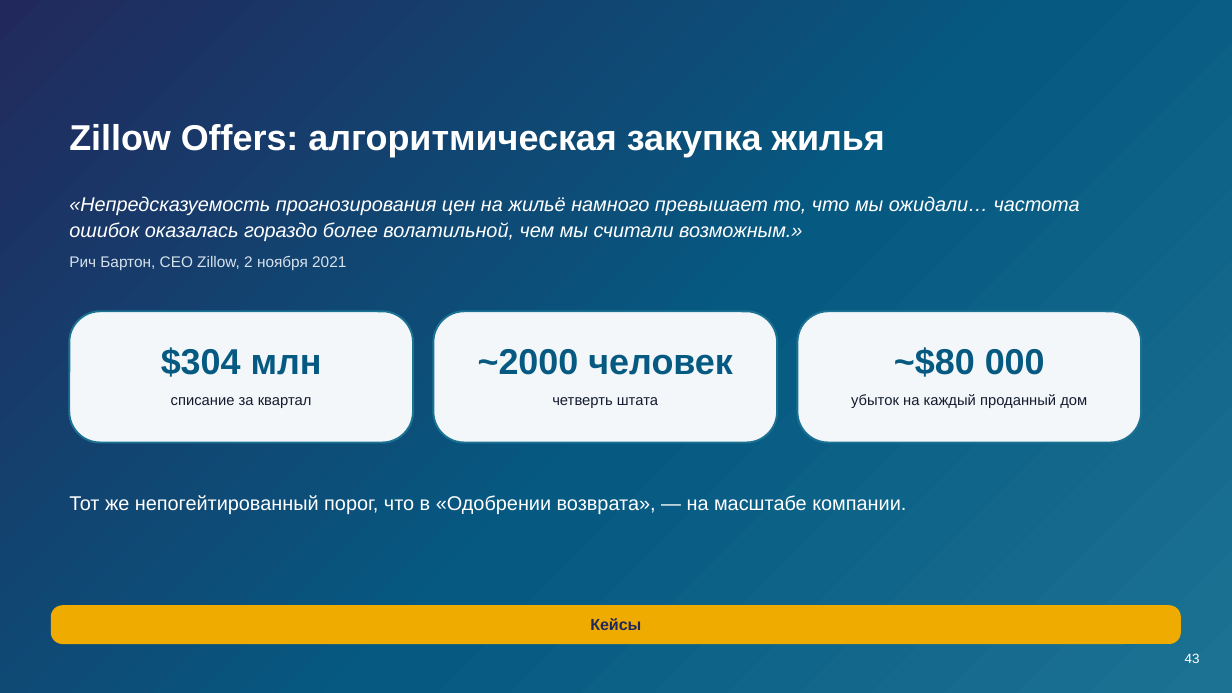
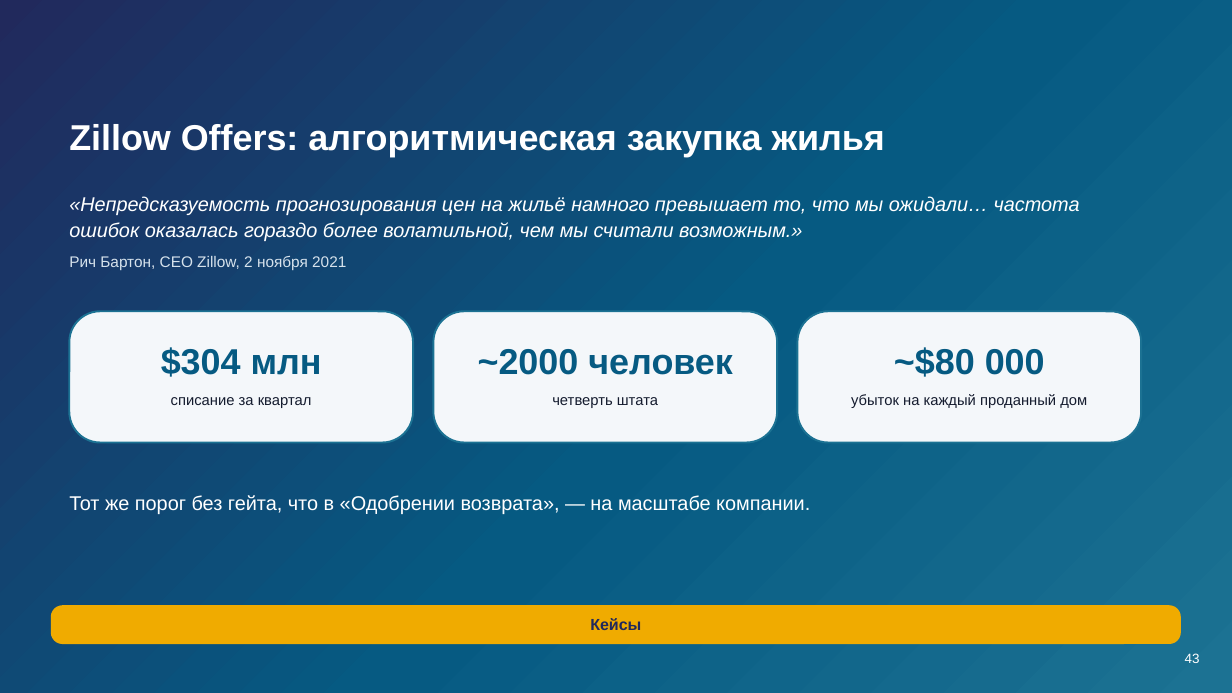
Before and after one commit to tellina-study/AI-usage-lessons, a slide deck: slide 43 of library/seminars/sem-08/rendered/sem-08.pptx. Drawn at 1232x693 pixels with LibreOffice and Linux fonts; fonts in the diff are those of the drawing. Boxes give left, top, right and bottom in pixels: in the first picture for what was removed or moved away, otherwise in the second. Text is boxed around its words. In the diff, an @@ line names an element or a change of style, - is before the commit and + after.

```diff
--- a/library/seminars/sem-08/rendered/sem-08.pptx
+++ b/library/seminars/sem-08/rendered/sem-08.pptx
@@ text at bbox=[69, 495, 810, 514]: text changed @@
-Тот же непогейтированный порог, что в «Одобрении возврата», — на масштабе компании.
+Тот же порог без гейта, что в «Одобрении возврата», — на масштабе компании.
```
Also in this commit, not shown: 4 other slides changed, 1 slide added, 1 slide removed, 18 other files.
